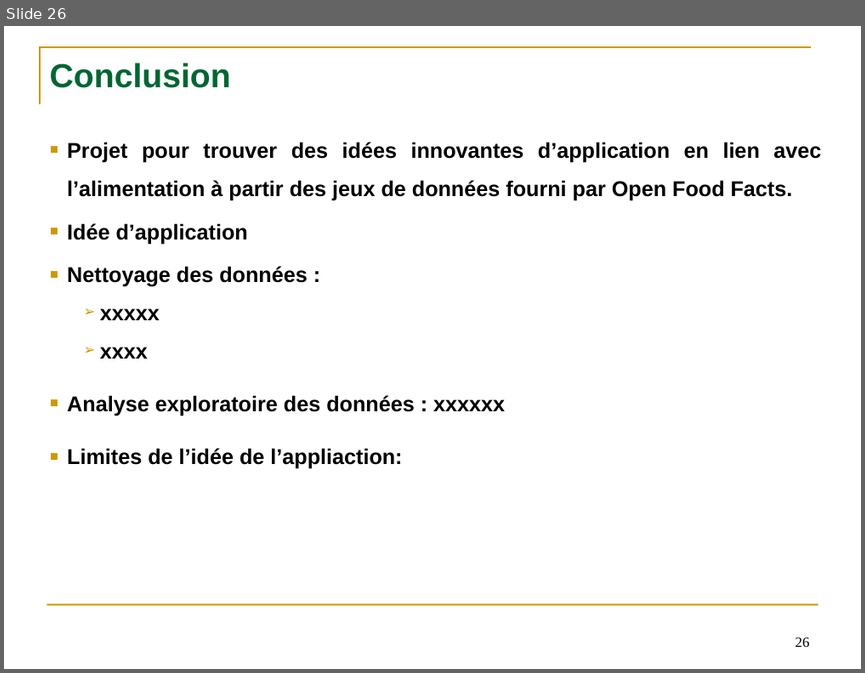
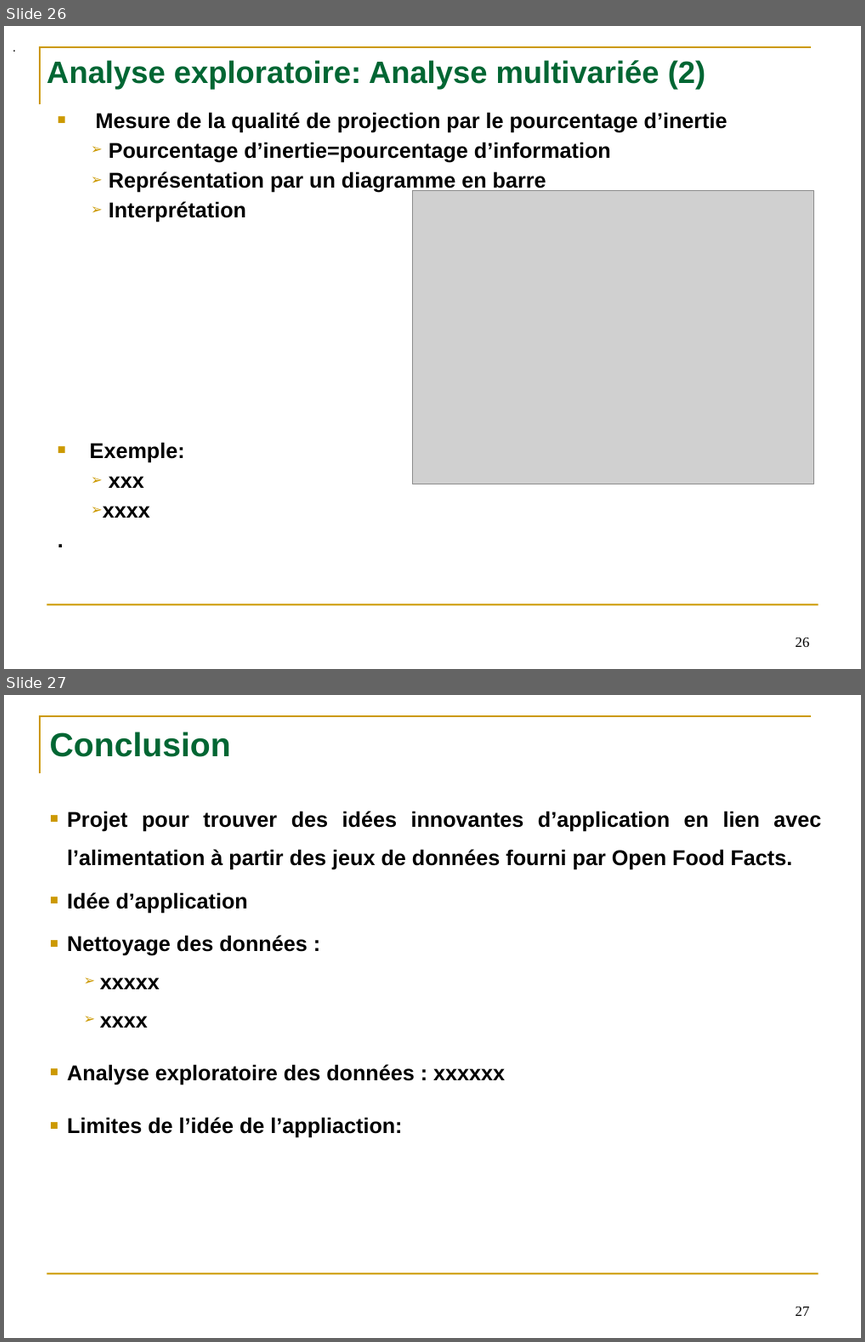
Before and after one commit to Imen2029/p3_open24, a slide deck: Imen_KADRI_2_presentation_062022.pptx. Shown one above the other, each under a label of ours: slide 26 before the commit, slides 26 and 27 after it. The pictures are 865x673 and 865x1342 pixels, drawn with LibreOffice and Linux fonts; fonts in the diff are those of the drawing; grey boxes stand for pictures. Boxes give left, top, right and bottom in pixels: in the first picture for what was removed or moved away, otherwise in the second. Text is boxed around its words. In the diff, an @@ line names an element or a change of style, - is before the commit and + after.

```diff
--- a/Imen_KADRI_2_presentation_062022.pptx
+++ b/Imen_KADRI_2_presentation_062022.pptx
@@ slide 26 added at box(4, 26, 861, 669), background #FFFFFF; not listed: 2 template elements that a slide beside it also shows @@
@@ text added at box(4, 36, 27, 59), 10 pt, text #000000 @@
+.
@@ title added at box(46, 60, 705, 90), 26 pt, text #006633, bold @@
+Analyse exploratoire: Analyse multivariée (2)
@@ text added at box(90, 112, 727, 517), 18 pt, text #000000, bold @@
+■ Mesure de la qualité de projection par le pourcentage d’inertie
+➢ Pourcentage d’inertie=pourcentage d’information
+➢ Représentation par un diagramme en barre
+➢ Interprétation
+■ Exemple:
+➢ xxx
+➢ xxxx
+.
@@ picture added at box(413, 191, 815, 483) @@
@@ page number added at box(795, 637, 810, 646), 12 pt, text #000000 @@
+26
@@ what was slide 26 is now slide 27 @@
@@ page number at box(795, 1306, 810, 1315): text changed @@
-26
+27
```
Also in this commit, not shown: 1 slide changed.
